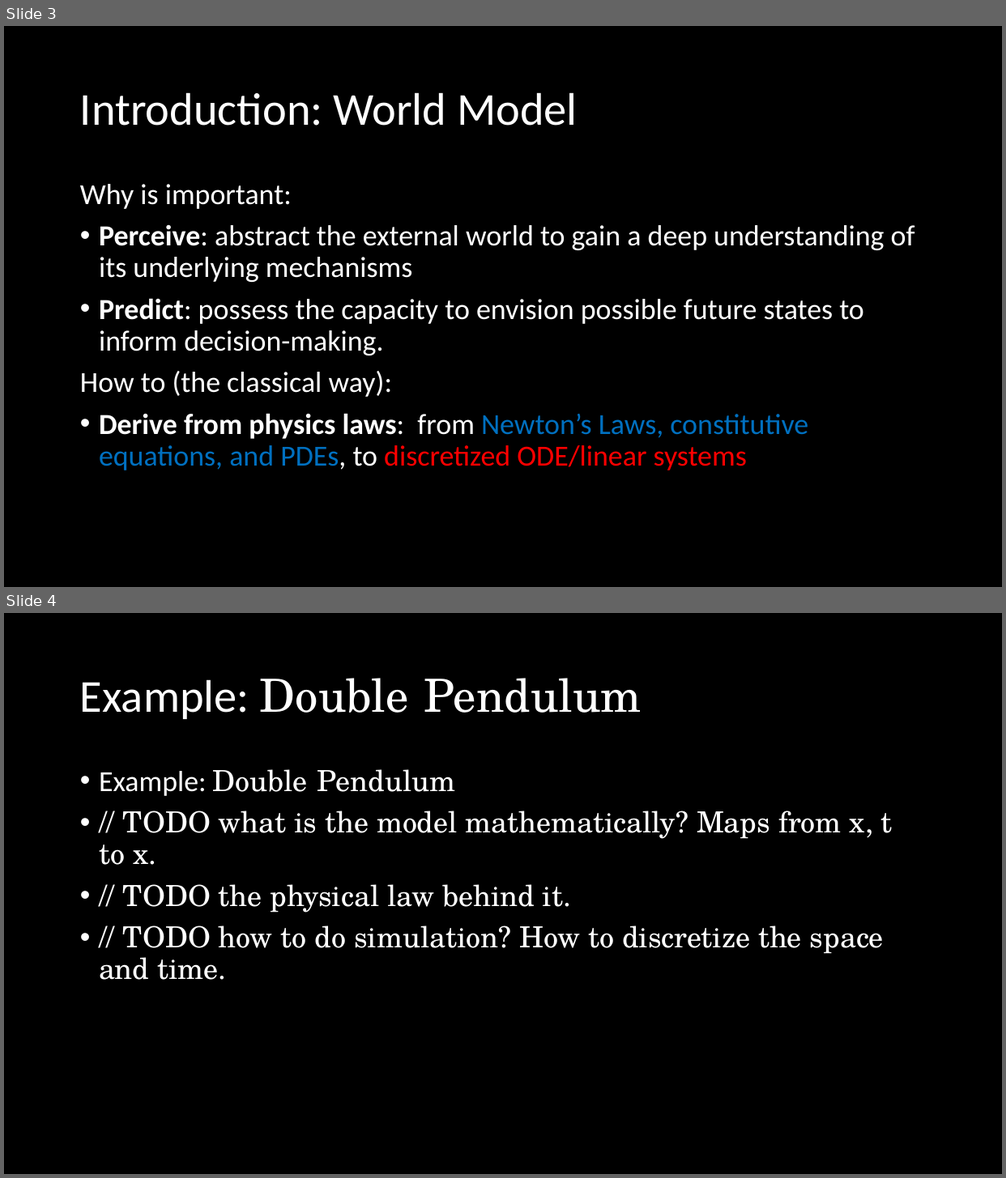
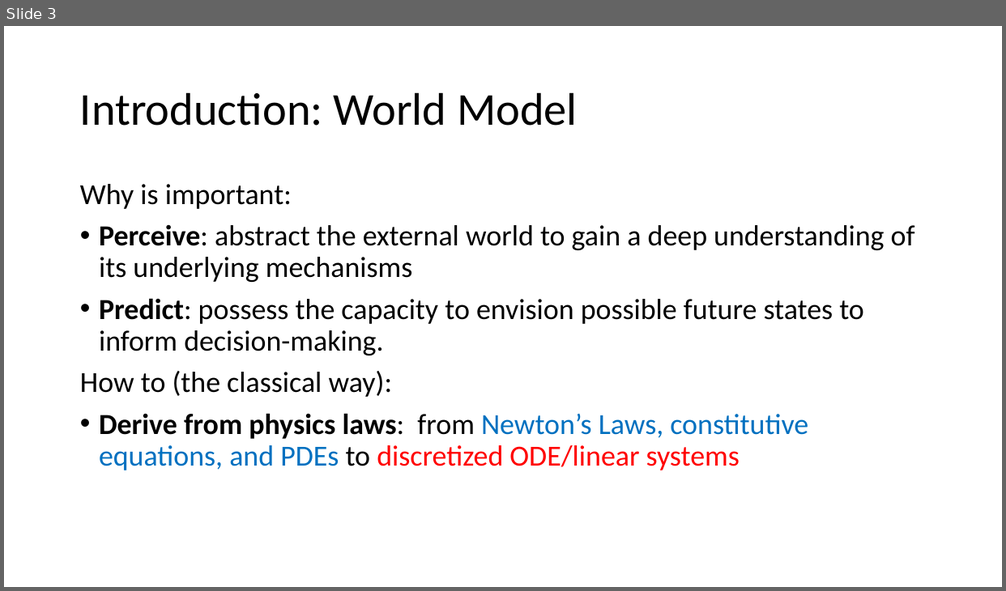
Before and after one commit to Adversarr/ai-for-sim-ustc-cg26, a slide deck: ai4s-cg-26.pptx. Shown one above the other, each under a label of ours: slides 3 and 4 before the commit, slide 3 after it. The pictures are 1006x1178 and 1006x591 pixels, drawn with LibreOffice and Linux fonts; fonts in the diff are those of the drawing. Boxes give left, top, right and bottom in pixels: in the first picture for what was removed or moved away, otherwise in the second. Text is boxed around its words. In the diff, an @@ line names an element or a change of style, - is before the commit and + after.

```diff
--- a/ai4s-cg-26.pptx
+++ b/ai4s-cg-26.pptx
@@ slide 4 removed at [4, 613, 1002, 1174], background #000000 @@
@@ title removed at [80, 678, 641, 719] @@
-Example: Double Pendulum
@@ text removed at [99, 769, 893, 980] @@
-• Example: Double Pendulum
-• // TODO what is the model mathematically? Maps from x, t to x.
-• // TODO the physical law behind it.
-• // TODO how to do simulation? How to discretize the space and time.
@@ slide 3 changed as well @@
@@ background #000000 to #FFFFFF @@
@@ title "Introduction: World Model" at [80, 92, 577, 126]: text colour #FFFFFF to #000000 @@
@@ text at [80, 184, 915, 397]: text colour #FFFFFF to #000000 in "Why is important:", "Perceive: abstract the external world to gain ...", "Predict: possess the capacity to envision possible ...", "How to (the classical way):" @@
@@ text at [99, 413, 808, 471]: text changed @@
-• Derive from physics laws: from Newton’s Laws, constitutive equations, and PDEs, to discretized ODE/linear systems
+• Derive from physics laws: from Newton’s Laws, constitutive equations, and PDEs to discretized ODE/linear systems
```
Also in this commit, not shown: 15 other slides changed, 2 slides added, 13 other files.
